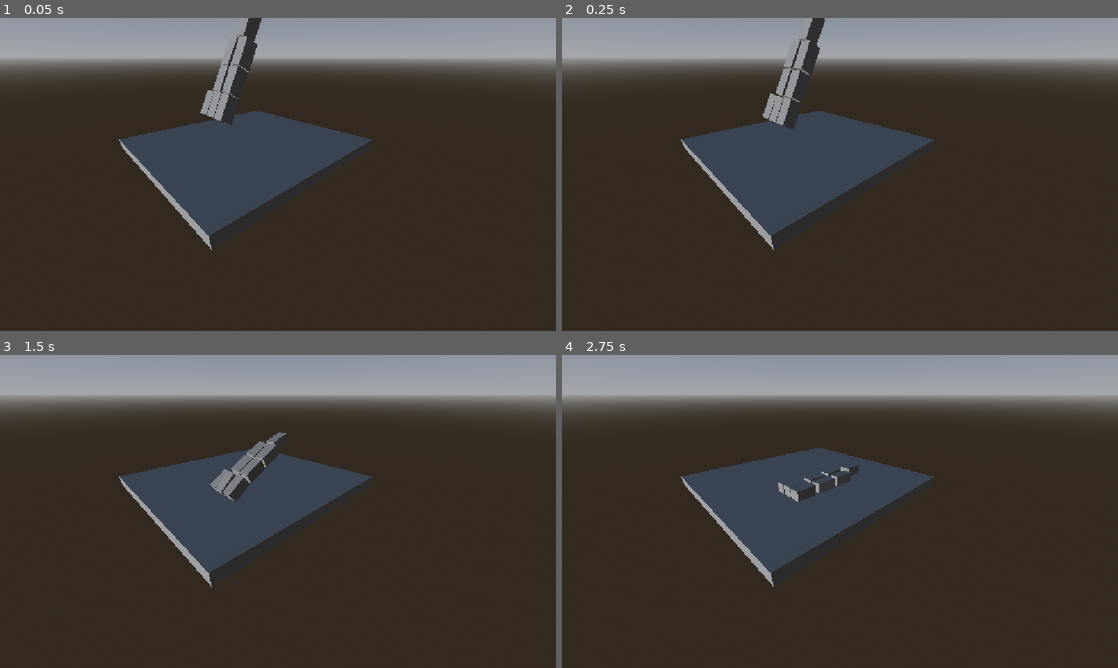
Above: before the commit, frames 1-4 (two rows, left to right).
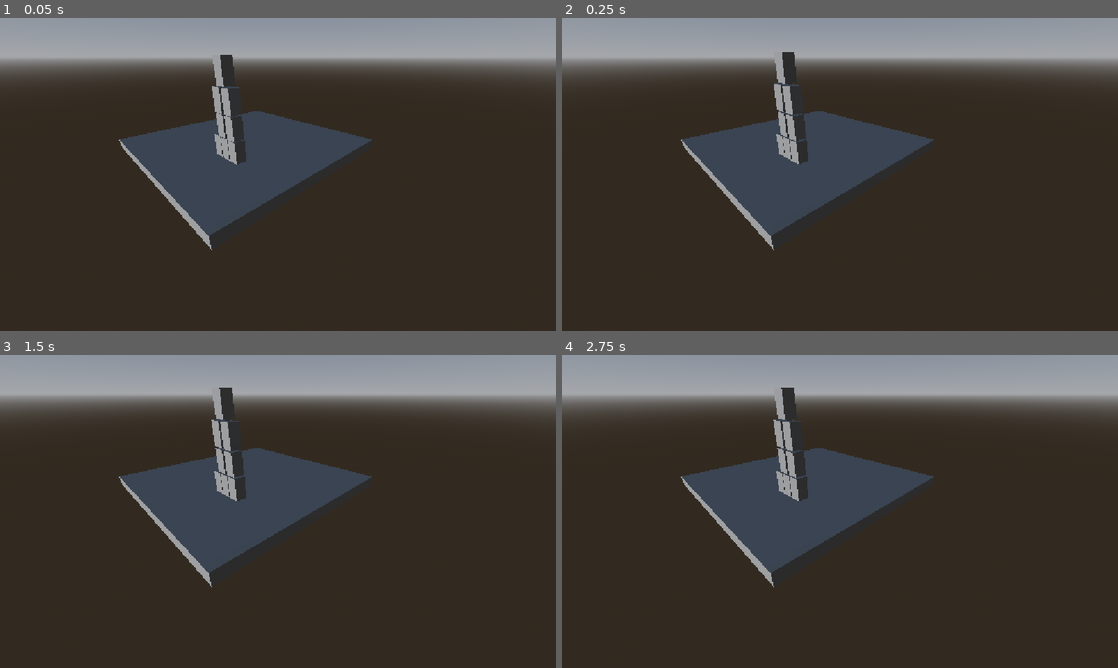
Above: after the commit, the same moments.

Repository: santtu-kumpulainen/3d-fysiikkapeli
Game: Godot game, scene res://scenes/root.tscn
The game is run twice, just before and just after one commit, with the same random seed, the same clock (stepped at 60 frames per second) and the same inputs.
Inputs:
- Up to frame 1 (0.05 s): no input
- Up to frame 2 (0.25 s): no input
- Up to frame 3 (1.5 s): no input
- Up to frame 4 (2.75 s): no input

The runs differ from the first frame. In frame 1, 1.6% of the frame differs, in the area x 36-48%, y 0-47%; in frame 2, 1.7%; in frame 3, 1.7%; in frame 4, 1.4%.

Commit message:
Task 2: Build physics tower

Diff:
--- a/3d_fysiikkapeli/scenes/root.tscn
+++ b/3d_fysiikkapeli/scenes/root.tscn
@@ -42,25 +42,25 @@
 [node name="Boxes" type="Node" parent="." unique_id=2594051]
 
 [node name="Box1" parent="Boxes" unique_id=1642724522 instance=ExtResource("1_j5px3")]
-transform = Transform3D(1, 0, 0, 0, 0.87100345, 0.49127686, 0, -0.49127686, 0.87100345, -6.07, 3.2738562, 1.1009595)
+transform = Transform3D(1, 0, 0, 0, 1, 0, 0, 0, 1, -6.07, 0, 0)
 
 [node name="Box2" parent="Boxes" unique_id=574468394 instance=ExtResource("1_j5px3")]
-transform = Transform3D(1, 0, 0, 0, 0.87100345, 0.49127686, 0, -0.49127686, 0.87100345, -7.1469035, 3.2738562, 1.1009595)
+transform = Transform3D(1, 0, 0, 0, 1, 0, 0, 0, 1, -7.1469035, 0, 0)
 
 [node name="Box3" parent="Boxes" unique_id=1697580399 instance=ExtResource("1_j5px3")]
-transform = Transform3D(1, 0, 0, 0, 0.87100345, 0.49127686, 0, -0.49127686, 0.87100345, -4.97695, 3.2738562, 1.1009595)
+transform = Transform3D(1, 0, 0, 0, 1, 0, 0, 0, 1, -4.97695, 0, 0)
 
 [node name="Box4" parent="Boxes" unique_id=593996960 instance=ExtResource("1_j5px3")]
-transform = Transform3D(1, 0, 0, 0, 0.87100345, 0.49127686, 0, -0.49127686, 0.87100345, -5.020108, 5.0051775, 0.124432795)
+transform = Transform3D(1, 0, 0, 0, 1, 0, 0, 0, 1, -5.020108, 1.9877317, 0)
 
 [node name="Box5" parent="Boxes" unique_id=1269340170 instance=ExtResource("1_j5px3")]
-transform = Transform3D(1, 0, 0, 0, 0.87100345, 0.49127686, 0, -0.49127686, 0.87100345, -6.3065543, 5.0329356, 0.108776085)
+transform = Transform3D(1, 0, 0, 0, 1, 0, 0, 0, 1, -6.3065543, 2.0196013, 0)
 
 [node name="Box6" parent="Boxes" unique_id=546933311 instance=ExtResource("1_j5px3")]
-transform = Transform3D(1, 0, 0, 0, 0.87100345, 0.49127686, 0, -0.49127686, 0.87100345, -5.550475, 8.495686, -1.8443379)
+transform = Transform3D(1, 0, 0, 0, 1, 0, 0, 0, 1, -5.550475, 5.995189, 0)
 
 [node name="Box7" parent="Boxes" unique_id=1225059111 instance=ExtResource("1_j5px3")]
-transform = Transform3D(1, 0, 0, 0, 0.87100345, 0.49127686, 0, -0.49127686, 0.87100345, -5.005579, 6.740754, -0.8544939)
+transform = Transform3D(1, 0, 0, 0, 1, 0, 0, 0, 1, -5.005579, 3.980349, 0)
 
 [node name="Box8" parent="Boxes" unique_id=815354045 instance=ExtResource("1_j5px3")]
-transform = Transform3D(1, 0, 0, 0, 0.87100345, 0.49127686, 0, -0.49127686, 0.87100345, -6.3000965, 6.7101946, -0.8372573)
+transform = Transform3D(1, 0, 0, 0, 1, 0, 0, 0, 1, -6.3000965, 3.9452639, 0)
